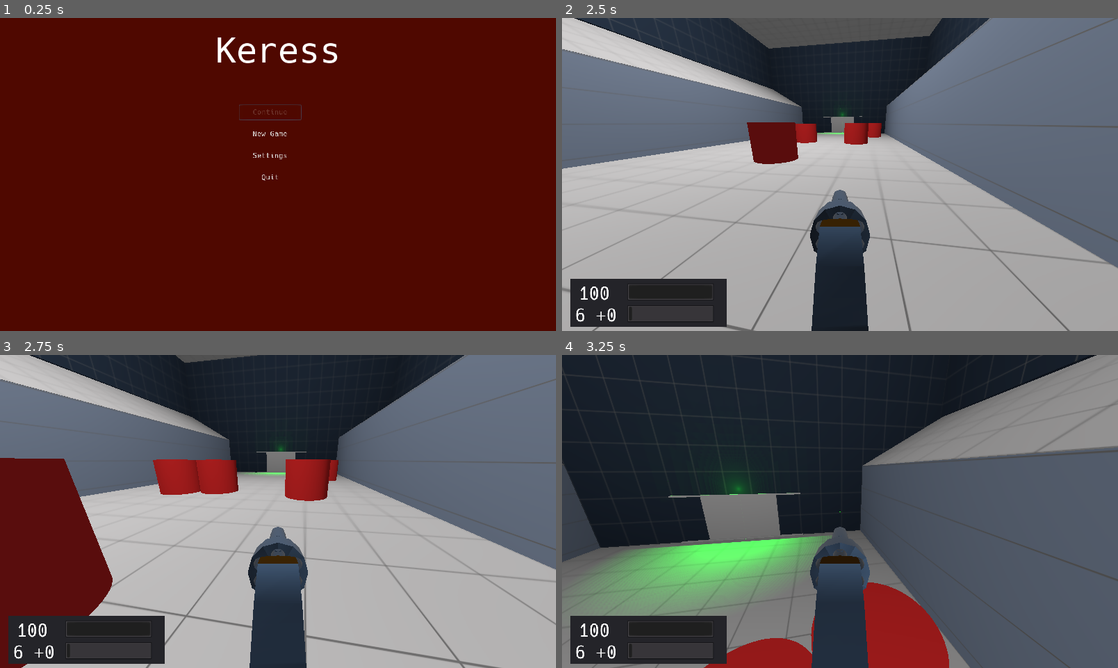
Above: before the commit, frames 1-4 (two rows, left to right).
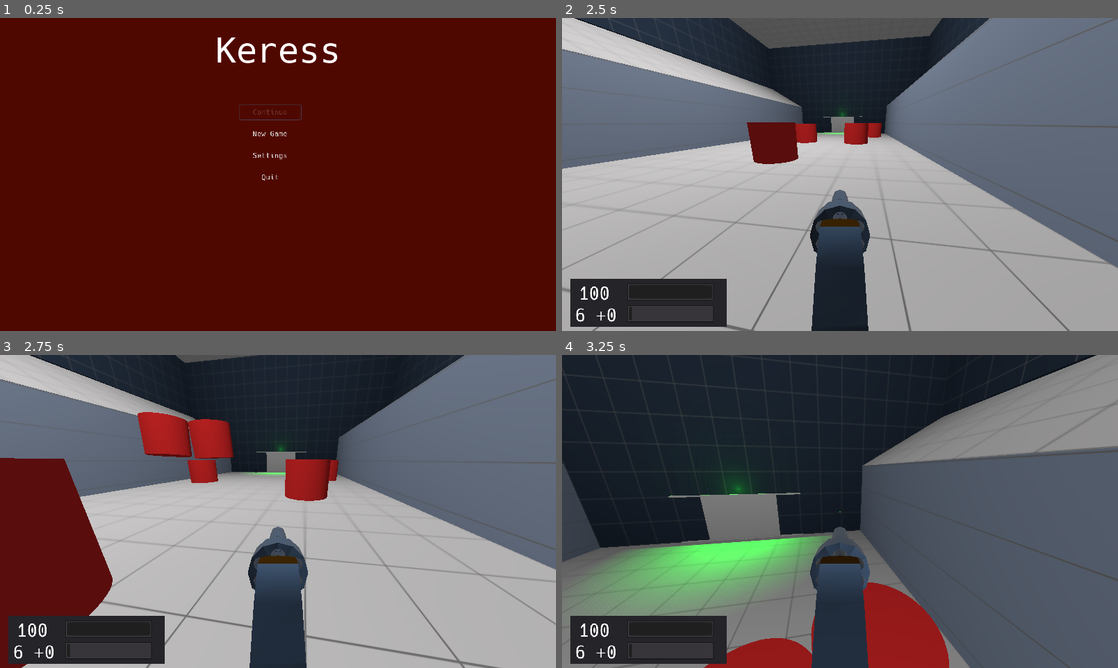
Above: after the commit, the same moments.

Repository: duckinator/keress
Game: Godot game, scene res://menus/MainMenu.tscn
Same seed, same stepped clock (60 frames per second), same inputs: the game is played once before the commit and once after it.
Inputs (mouse positions are in pixels of both pictures, inside the frame that each line leads up to):
- Up to frame 1 (0.25 s): no input
- Up to frame 2 (2.5 s): click "New Game" at 0.5 s; tap Enter (ui_accept) at 1.25 s; move the mouse to (867, 174) at 1.27 s; press the mouse at (867, 174) at 1.28 s; hold W (movement_forward) from 1.28 s (still down); tap Space (movement_jump) at 1.52, 2.27 s; move the mouse to (812, 174) at 2.02 s; release the mouse at (812, 174) at 2.03 s; right-click (812, 174) at 2.1 s
- Up to frame 3 (2.75 s): keep holding W (movement_forward)
- Up to frame 4 (3.25 s): keep holding W (movement_forward); move the mouse to (851, 505) at 2.77 s; tap Shift (movement_crouch) at 2.85 s

Frames 1-2 are identical in both runs. In frame 3, 3.3% of the frame differs, in the area x 24-43%, y 18-45%; in frame 4, nothing differs.

Commit message:
First pass at giving enemies the ability to jump.

Diff:
--- a/src/enemies/enemy1/Enemy1.gd
+++ b/src/enemies/enemy1/Enemy1.gd
@@ -62,6 +62,9 @@
 func set_state(new_state):
 	last_state = state
 	state = new_state
+
+func jump(assist=1):
+	apply_central_impulse(Vector3.UP * (3000 * assist))
 
 func _process(delta):
 	# If no Navigation has been assigned, we can't move, so just return.
--- a/src/levels/Level_002.tscn
+++ b/src/levels/Level_002.tscn
@@ -156,8 +156,24 @@
 [node name="NavigationMeshInstance" type="NavigationMeshInstance" parent="Navigation/Floor"]
 navmesh = SubResource( 23 )
 
+[node name="Floor3" type="MeshInstance" parent="Navigation"]
+editor/display_folded = true
+transform = Transform( 1, 0, 0, 0, 1, 0, 0, 0, 1, 0, 22, -38 )
+mesh = SubResource( 3 )
+material/0 = null
+
+[node name="StaticBody" type="StaticBody" parent="Navigation/Floor3"]
+
+[node name="CollisionShape" type="CollisionShape" parent="Navigation/Floor3/StaticBody"]
+shape = SubResource( 4 )
+
+[node name="NavigationMeshInstance" type="NavigationMeshInstance" parent="Navigation/Floor3"]
+navmesh = SubResource( 23 )
+
 [node name="Floor2" type="CSGCombiner" parent="Navigation"]
+editor/display_folded = true
 transform = Transform( 1, 0, 0, 0, 1, 0, 0, 0, 1, 0, 22, -38 )
+visible = false
 operation = 2
 use_collision = true
 
